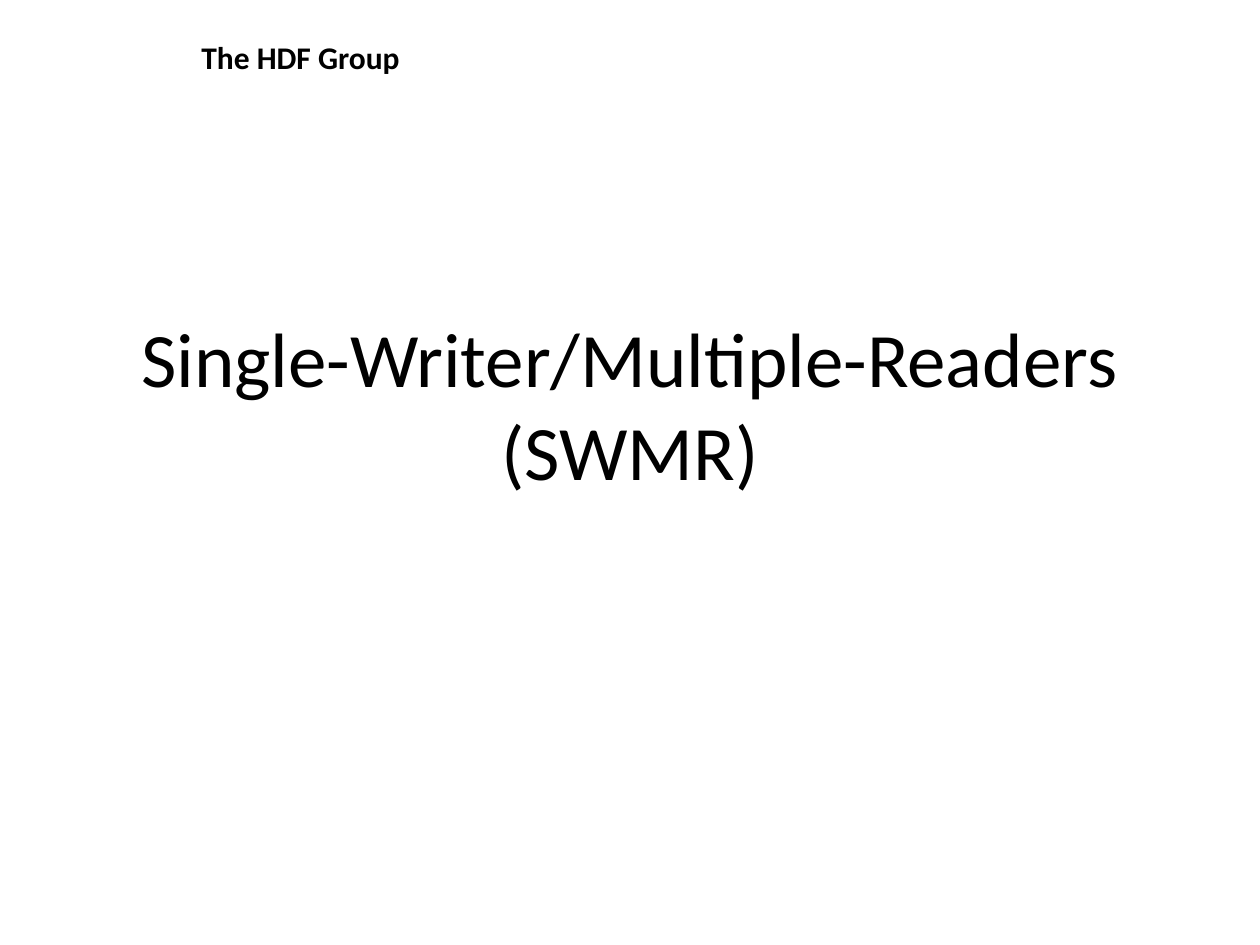
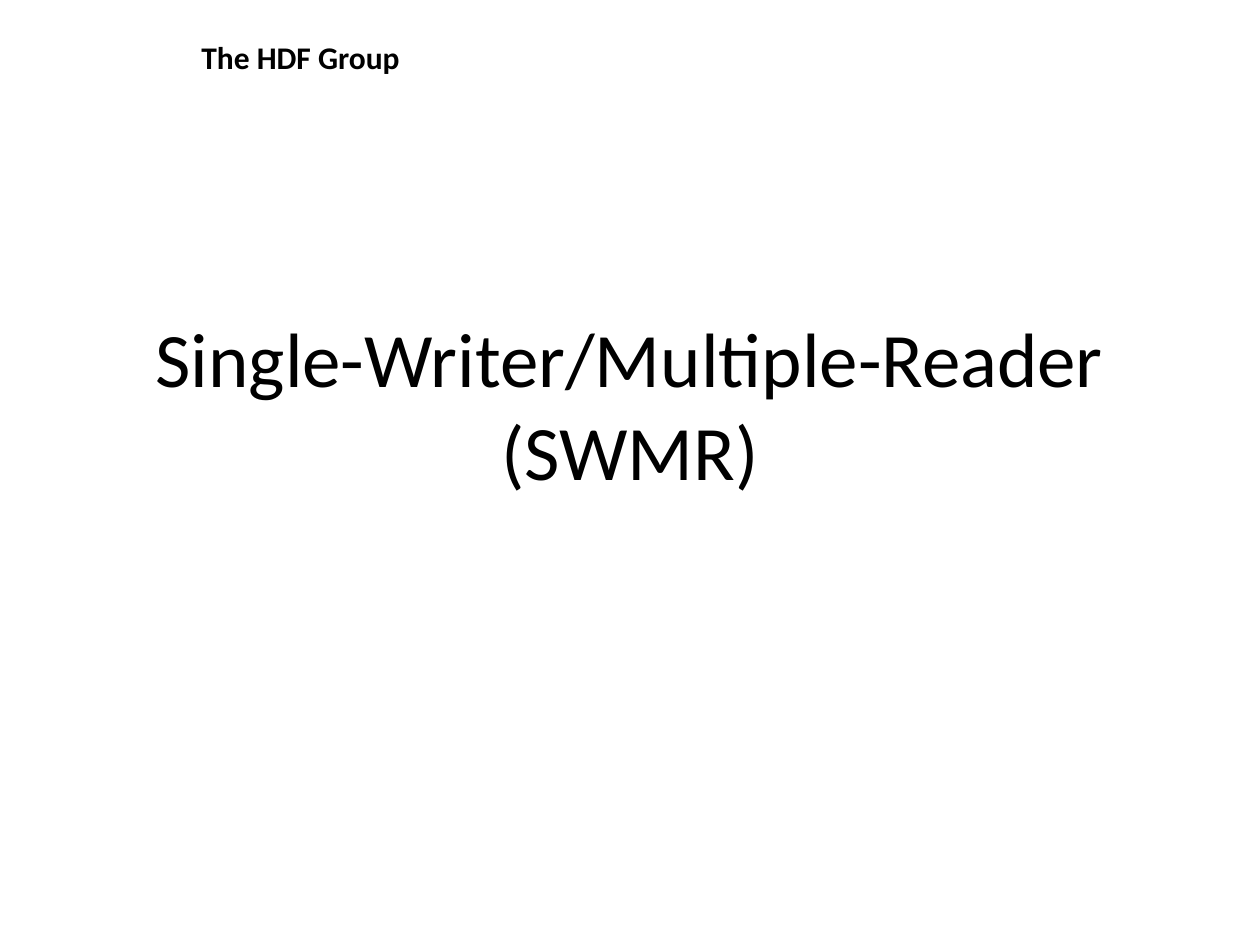
Before and after one commit to qkoziol/hdf5doc, a slide deck: slide 4 of projects/PDT/PowerpointSlides/PDT Partners Presentation.v3.pptx. Drawn at 1260x945 pixels with LibreOffice and Linux fonts; fonts in the diff are those of the drawing; background and template pictures are left out. Boxes give left, top, right and bottom in pixels: in the first picture for what was removed or moved away, otherwise in the second. Text is boxed around its words. In the diff, an @@ line names an element or a change of style, - is before the commit and + after.

```diff
--- a/projects/PDT/PowerpointSlides/PDT Partners Presentation.v3.pptx
+++ b/projects/PDT/PowerpointSlides/PDT Partners Presentation.v3.pptx
@@ title at bbox=[156, 333, 1103, 491]: text changed @@
-Single-Writer/Multiple-Readers (SWMR)
+Single-Writer/Multiple-Reader (SWMR)
```
Also in this commit, not shown: 2 other slides changed.
